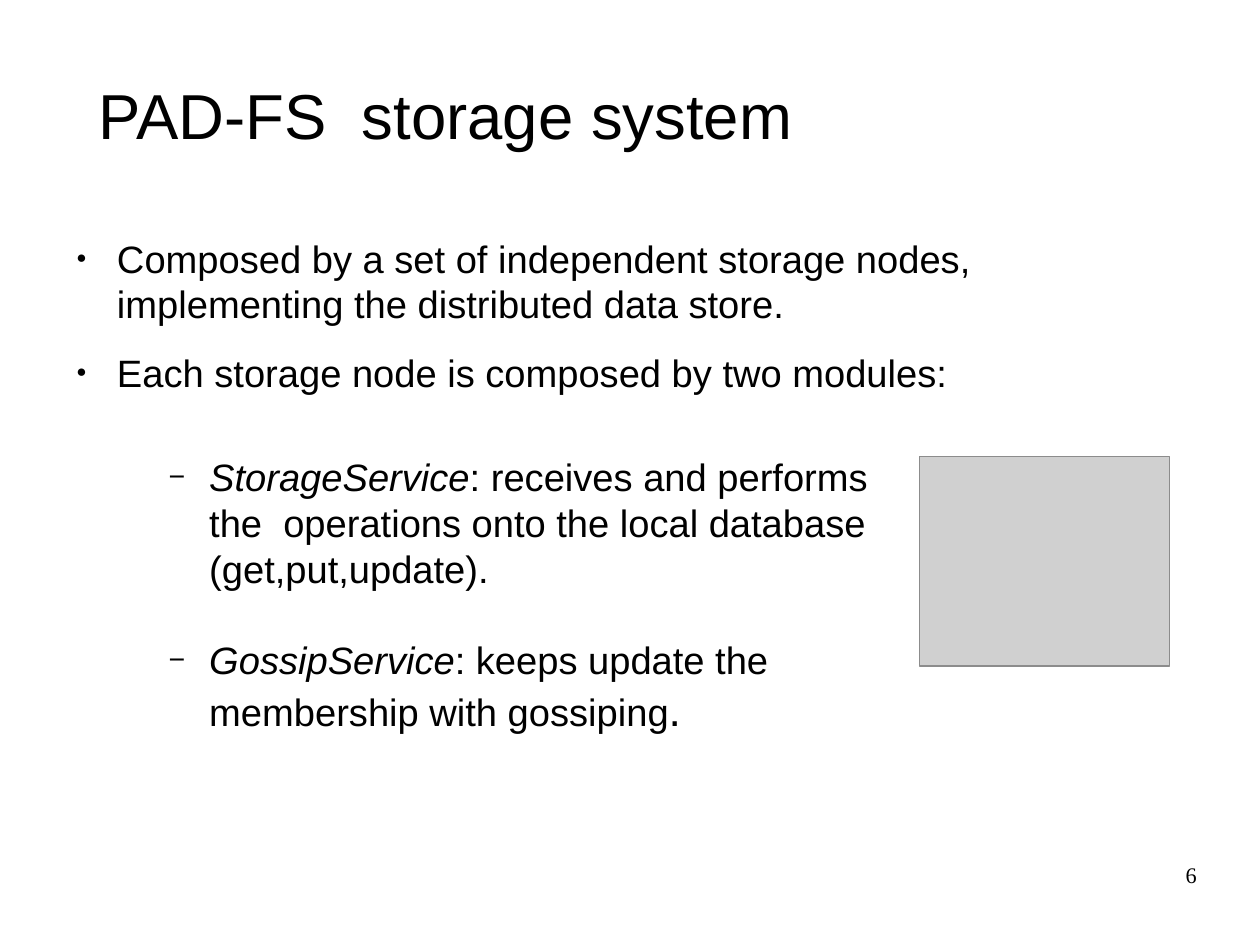
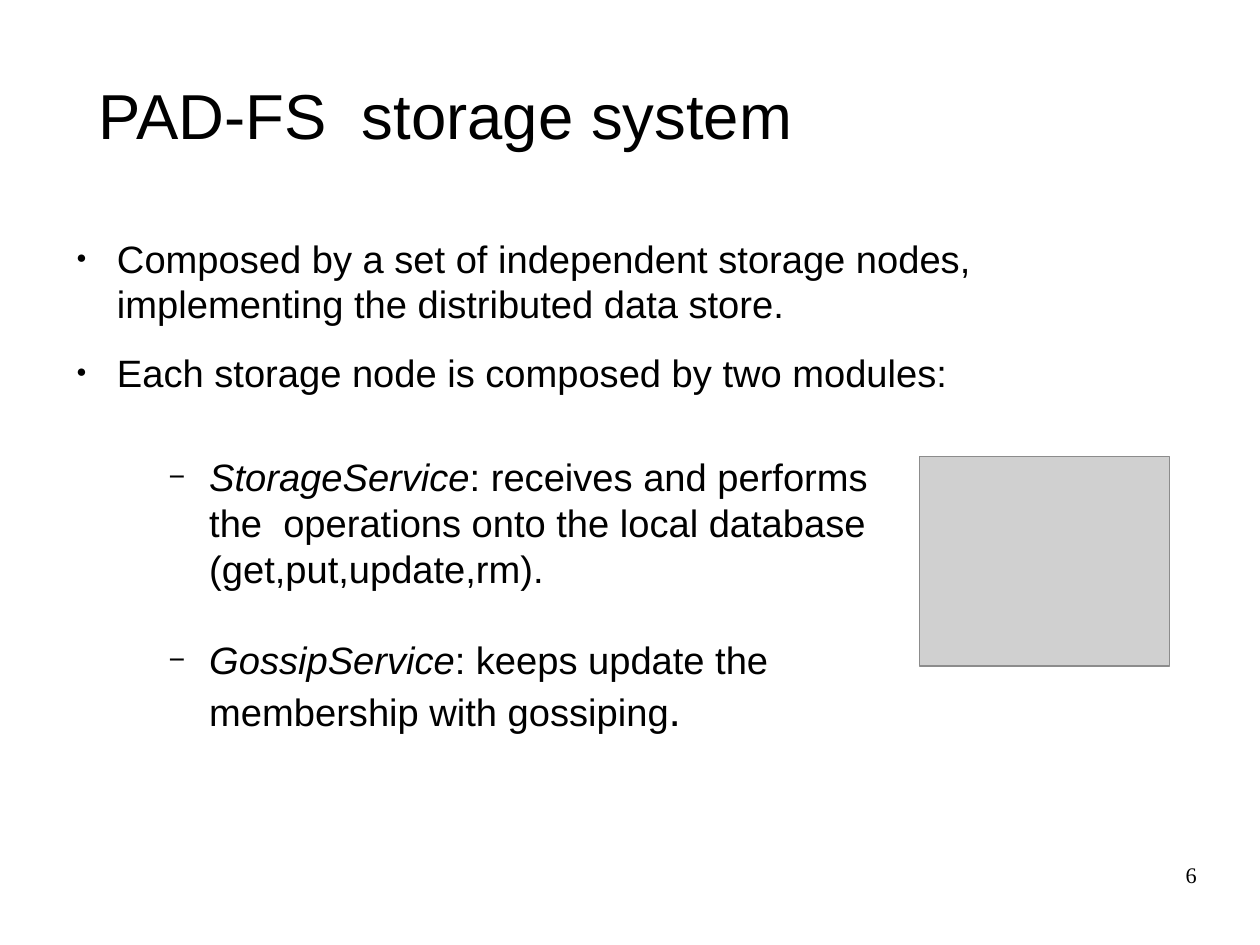
Before and after one commit to bhyvex/PAD-FileSystem, a slide deck: slide 6 of docs/Pad-fs_slides/Pad-fs_Neri.odp. Drawn at 1260x945 pixels with LibreOffice and Linux fonts; fonts in the diff are those of the drawing; grey boxes stand for pictures; background and template pictures are left out. Boxes give left, top, right and bottom in pixels: in the first picture for what was removed or moved away, otherwise in the second. Text is boxed around its words. In the diff, an @@ line names an element or a change of style, - is before the commit and + after.

```diff
--- a/docs/Pad-fs_slides/Pad-fs_Neri.odp
+++ b/docs/Pad-fs_slides/Pad-fs_Neri.odp
@@ text at bbox=[209, 463, 867, 591]: text changed @@
-  − StorageService: receives and performs the operations onto the local database (get,put,update).
+  − StorageService: receives and performs the operations onto the local database (get,put,update,rm).
```
Also in this commit, not shown: 3 other slides changed, 1 other file.
